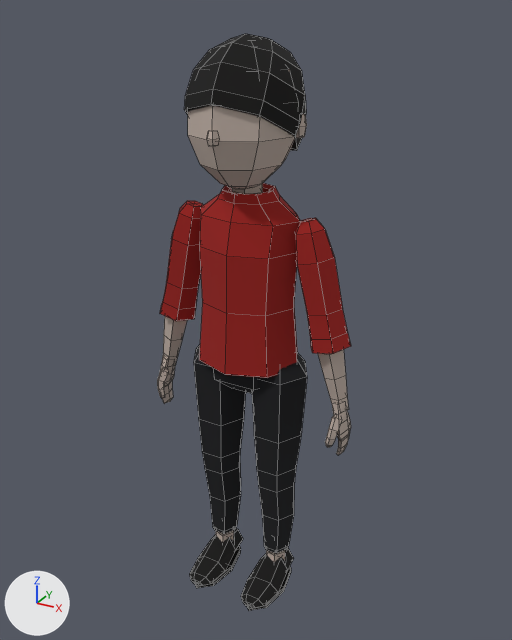
The Blender file tools/boy_lo.blend, before and after one commit.
Both versions are drawn from a 50 mm lens placed at (0.71, -1.261, 1.303), pointed at (0.007, 0.018, 0.664). Lighting does not change. The marker at lower left points along +X, +Y and +Z. The picture after the commit comes second. Mesh edges are drawn as thin lines.

Objects in the first picture: 'boy_lo'.
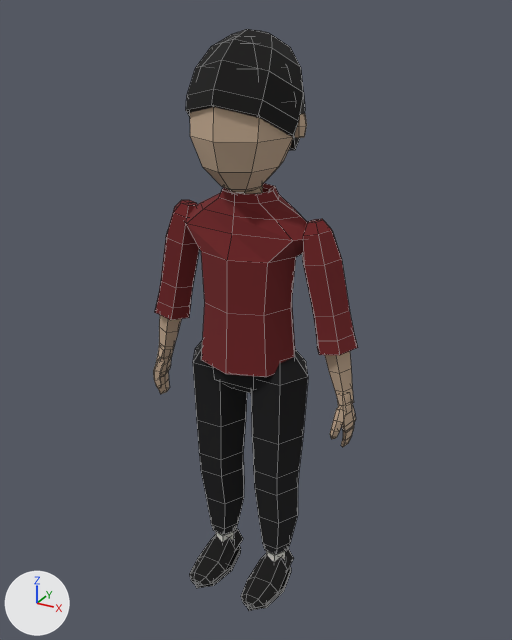
Boxes [x1, y1, x2, y2] around the edits, measured in the pictures (512 x 640 px; the box of a moved part takes in the faces that stretch with it):
'boy_lo', recoloured, reshaped: before [157, 34, 351, 611]; after [153, 29, 358, 611]
part 1 of me_boy_lo, moved or reshaped: before [295, 218, 351, 354]; after [302, 219, 358, 355]
part 2 of me_boy_lo, moved or reshaped: before [160, 201, 203, 321]; after [155, 200, 199, 320]
part 3 of me_boy_lo, moved or reshaped: before [332, 402, 351, 441]; after [336, 393, 356, 432]
part 4 of me_boy_lo, moved or reshaped: before [336, 432, 350, 455]; after [341, 426, 354, 447]
part 5 of me_boy_lo, moved or reshaped: before [325, 415, 342, 447]; after [330, 406, 346, 439]
part 6 of me_boy_lo, moved or reshaped: before [160, 356, 175, 387]; after [156, 346, 171, 377]
part 7 of me_boy_lo, moved or reshaped: before [162, 381, 173, 404]; after [158, 372, 169, 394]
part 8 of me_boy_lo, moved or reshaped: before [157, 368, 168, 398]; after [153, 359, 164, 389]
part 9 of me_boy_lo, moved or reshaped: before [184, 34, 306, 151]; after [186, 29, 305, 150]
part 10 of me_boy_lo, rebuilt: before [188, 69, 295, 189]; after [190, 107, 293, 193]
part 11 of me_boy_lo, rebuilt: before [163, 316, 187, 366]; after [159, 315, 181, 358]
part 12 of me_boy_lo, rebuilt: before [318, 349, 349, 410]; after [325, 351, 354, 404]
part 13 of me_boy_lo, deleted: before [207, 130, 220, 147]
part 14 of me_boy_lo, moved or reshaped: before [194, 187, 307, 554]; after [183, 187, 308, 554]
part 15 of me_boy_lo, recoloured: [215, 531, 286, 562] in both

The edits, one by one:
Material 'shirt' (mat_shirt) changes colour from red #991914 to dark red #701f21; in linear values from (0.319, 0.01, 0.00719) to (0.163, 0.0134, 0.0153).
Material 'socks' (mat_socks) is new.
Its base color is (0.711, 0.711, 0.656) (light grey #dbdbd4).
Its roughness is 1.0.
me_boy_lo is used by ob_boy_lo; location (0.0, 0.0, 0.0).
me_boy_lo had 903 vertices, 1004 faces and spanned x -0.248..0.25, y -0.145..0.131, z -0.025..1.26.
me_boy_lo now has 881 vertices, 978 faces and spans x -0.258..0.26, y -0.141..0.131, z -0.025..1.268.
me_boy_lo part 1: the loose piece of 44 vertices spanning x 0.107..0.241, y -0.037..0.044, z 0.639..0.92 is moved by (0.015, 0.0, 0.0).
me_boy_lo part 2: the loose piece of 44 vertices spanning x -0.241..-0.107, y -0.037..0.044, z 0.639..0.92 is moved by (-0.015, 0.0, 0.0).
me_boy_lo part 3: the loose piece of 32 vertices spanning x 0.211..0.25, y -0.034..0.028, z 0.441..0.529 is moved by (0.01, 0.0, 0.024).
me_boy_lo part 4: the loose piece of 17 vertices spanning x 0.228..0.249, y -0.029..0.023, z 0.4..0.45 is moved by (0.01, 0.0, 0.024).
me_boy_lo part 5: the loose piece of 26 vertices spanning x 0.212..0.238, y -0.052..-0.01, z 0.432..0.504 is moved by (0.01, 0.0, 0.024).
me_boy_lo part 6: the loose piece of 32 vertices spanning x -0.248..-0.208, y -0.034..0.028, z 0.44..0.529 is moved by (-0.01, 0.0, 0.024).
me_boy_lo part 7: the loose piece of 17 vertices spanning x -0.247..-0.227, y -0.029..0.023, z 0.4..0.45 is moved by (-0.01, 0.0, 0.024).
me_boy_lo part 8: the loose piece of 26 vertices spanning x -0.238..-0.212, y -0.052..-0.01, z 0.432..0.504 is moved by (-0.01, 0.0, 0.024).
me_boy_lo part 9: the loose piece of 50 vertices spanning x -0.119..0.119, y -0.136..0.131, z 1.023..1.26 is multiplied about its middle by the matrix ((0.967, 0.0, 0.0), (0.0, 0.997, 0.036), (0.0, 0.036, 1.044)), then moved by (0.0, 0.001, 0.003).
me_boy_lo part 10: the loose piece of 66 vertices spanning x -0.112..0.112, y -0.136..0.119, z 0.974..1.248 is rebuilt with 66 vertices and now spans x -0.107..0.107, y -0.132..0.115, z 0.967..1.255.
me_boy_lo part 11: the loose piece of 32 vertices spanning x -0.241..-0.151, y -0.028..0.034, z 0.501..0.734 is rebuilt with 27 vertices and now spans x -0.251..-0.173, y -0.028..0.034, z 0.52..0.69.
me_boy_lo part 12: the loose piece of 32 vertices spanning x 0.156..0.244, y -0.028..0.034, z 0.502..0.735 is rebuilt with 27 vertices and now spans x 0.178..0.255, y -0.028..0.034, z 0.521..0.692.
me_boy_lo part 13: the loose piece of 20 vertices spanning x -0.013..0.013, y -0.145..-0.117, z 1.072..1.098 is deleted.
Part 14, on me_boy_lo:
8 vertices are removed from x -0.098..0.098, y -0.08..0.08, z 0.6.
16 faces are deleted.
4 vertices in x -0.053..0.099, y -0.049..-0.034, z 0.177..0.27 move by (0.005, -0.01, 0.0).
4 vertices in x -0.099..0.053, y -0.049..-0.034, z 0.177..0.27 move by (-0.005, -0.01, 0.0).
136 vertices move from x -0.145..0.145, y -0.106..0.102, z 0.067..0.946 to x -0.178..0.178, y -0.103..0.099, z 0.069..0.948.
16 vertices are added at x -0.097..0.097, y -0.081..0.081, z 0.572..0.6.
24 new faces join them, mat_shirt (dark red #701f21).
me_boy_lo part 15: 60 faces spanning x -0.099..0.105, y -0.034..0.034, z 0.005..0.118 switch from mat_skin (grey #bdada3) to mat_socks (light grey #dbdbd4).
